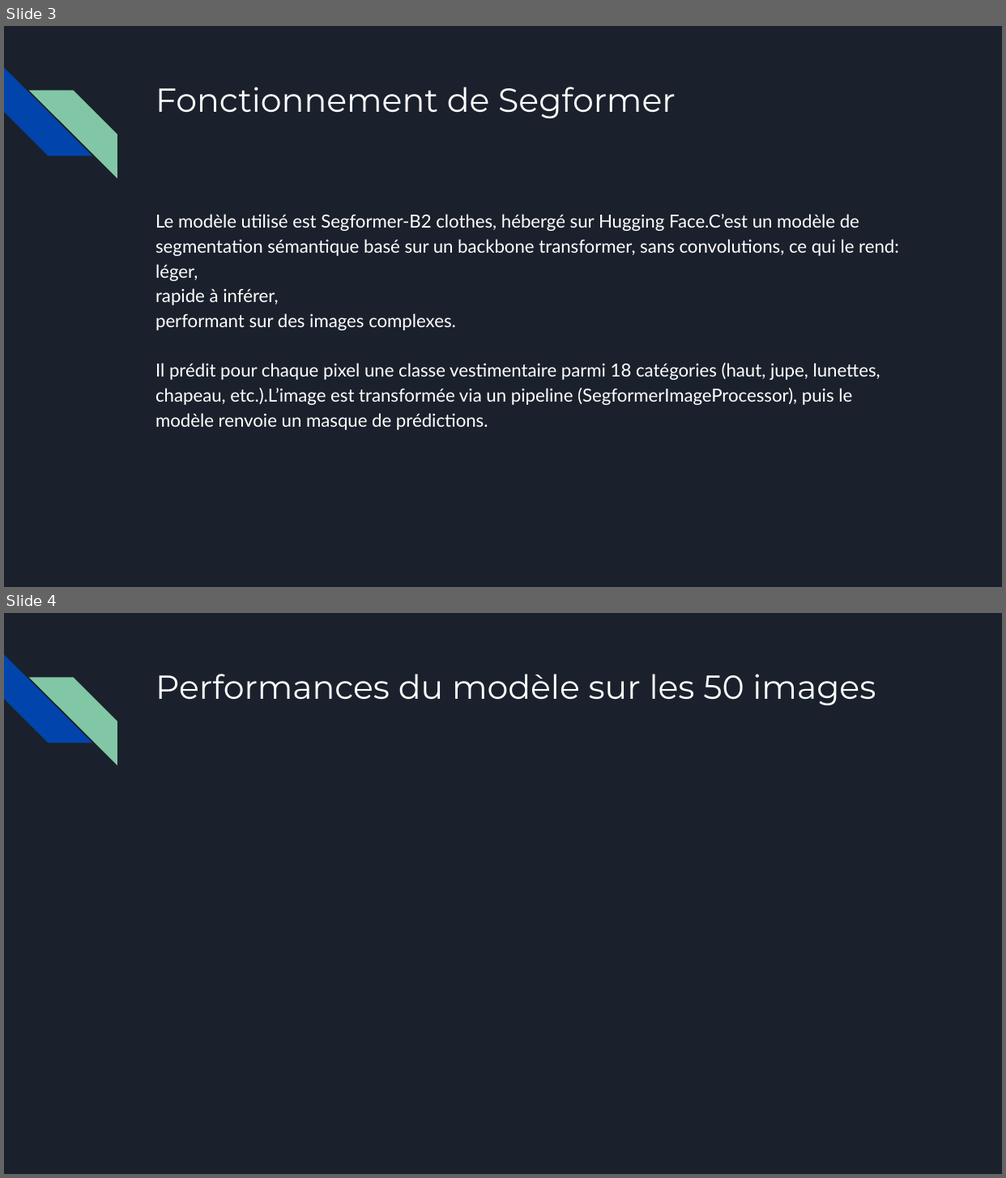
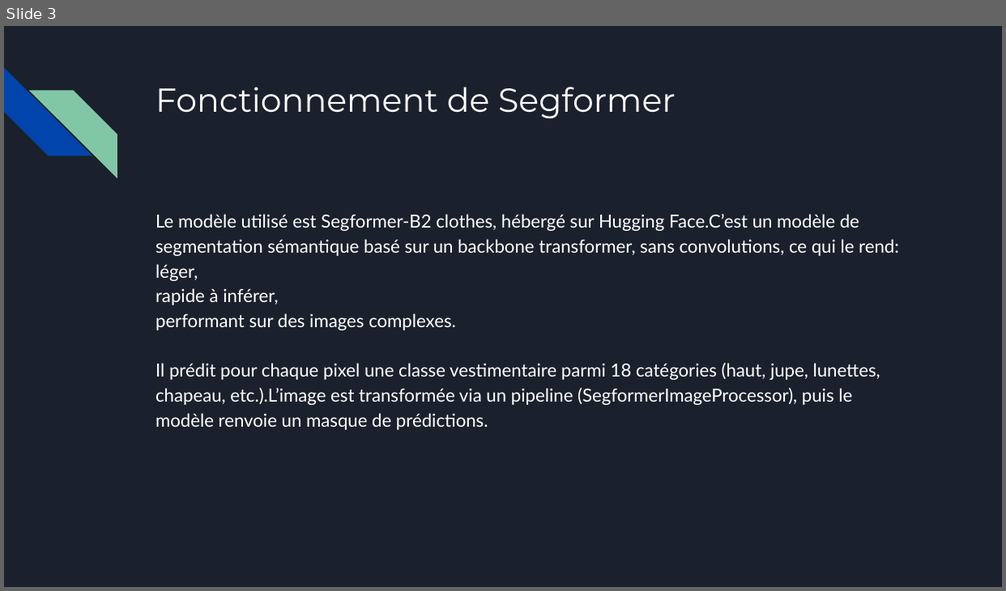
Before and after one commit to JodyGs/p2v2_requetez_service_ia, a slide deck: presentation/Support_de_présentation_ModeTrends.pptx. Shown one above the other, each under a label of ours: slides 3 and 4 before the commit, slide 3 after it. The pictures are 1006x1178 and 1006x591 pixels, drawn with LibreOffice and Linux fonts; fonts in the diff are those of the drawing. Boxes give left, top, right and bottom in pixels: in the first picture for what was removed or moved away, otherwise in the second. Text is boxed around its words. In the diff, an @@ line names an element or a change of style, - is before the commit and + after.

```diff
--- a/presentation/Support_de_présentation_ModeTrends.pptx
+++ b/presentation/Support_de_présentation_ModeTrends.pptx
@@ slide 4 removed at box(4, 613, 1002, 1174), background #1B212C; not listed: 2 template elements that a slide beside it also shows @@
@@ title removed at box(155, 674, 876, 705) @@
-Performances du modèle sur les 50 images
```
Also in this commit, not shown: 3 slides changed, 1 slide added.
